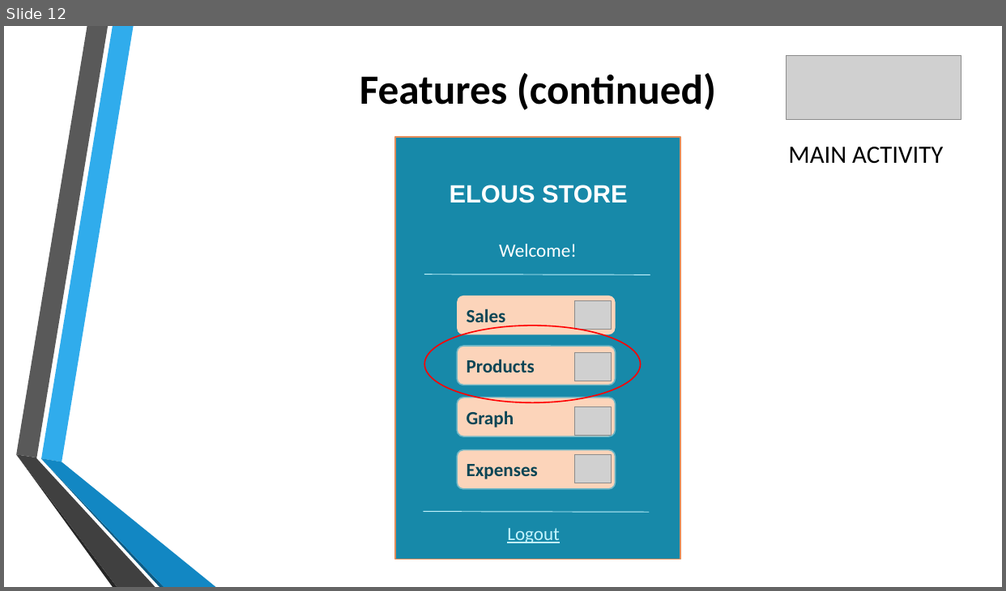
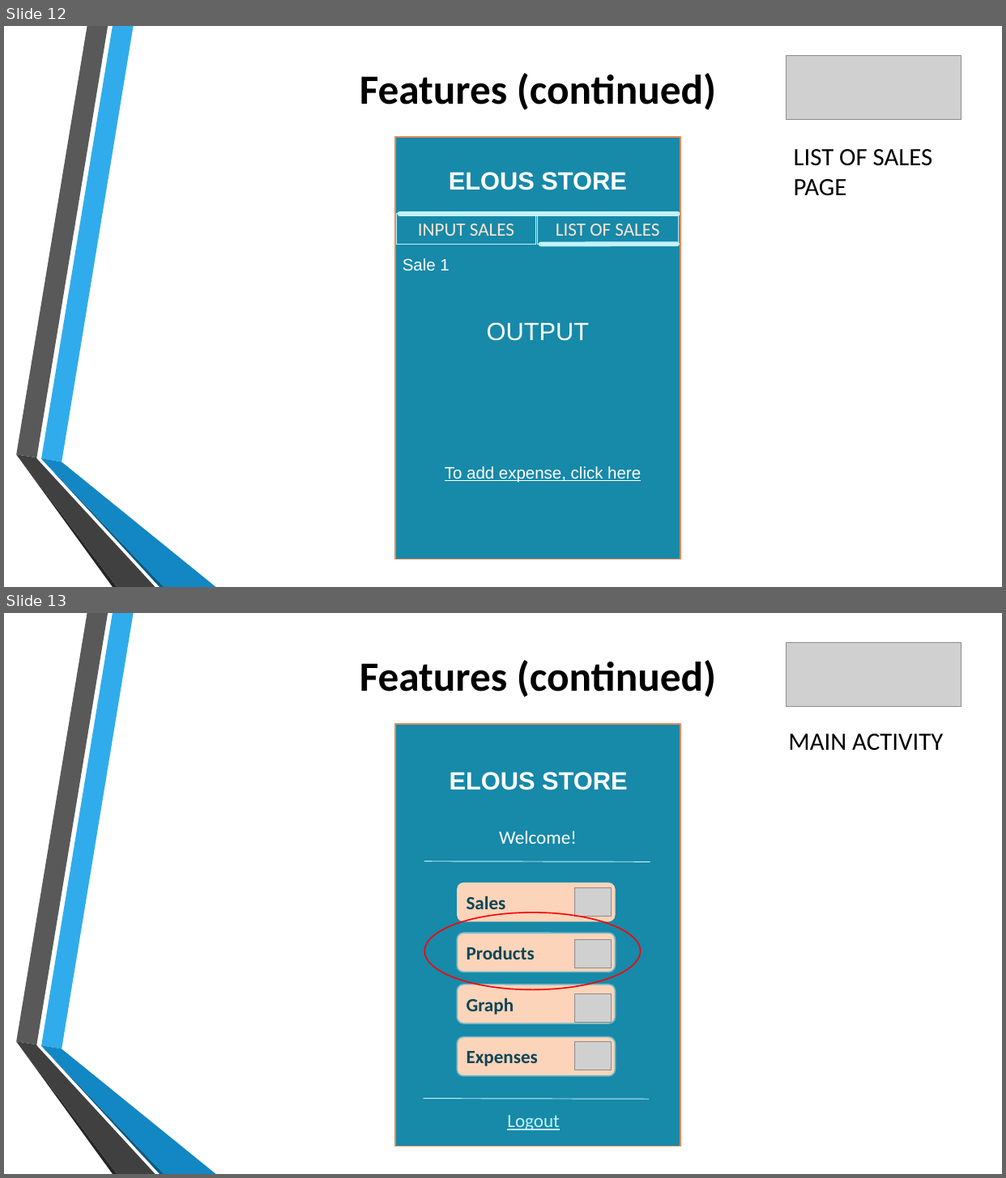
Before and after one commit to jgtadeo/Project--MOBAPPL, a slide deck: Mobile Application.pptx. Shown one above the other, each under a label of ours: slide 12 before the commit, slides 12 and 13 after it. The pictures are 1006x591 and 1006x1178 pixels, drawn with LibreOffice and Linux fonts; fonts in the diff are those of the drawing; grey boxes stand for pictures; background and template pictures are left out. Boxes give left, top, right and bottom in pixels: in the first picture for what was removed or moved away, otherwise in the second. Text is boxed around its words. In the diff, an @@ line names an element or a change of style, - is before the commit and + after.

```diff
--- a/Mobile Application.pptx
+++ b/Mobile Application.pptx
@@ slide 12 added at (4, 26, 1002, 587), background picture (left out); not listed: 6 template elements that a slide beside it also shows @@
@@ title added at (360, 73, 716, 110), 40 pt, text #000000, bold @@
+Features (continued)
@@ picture added at (786, 56, 961, 120) @@
@@ rectangle added at (394, 137, 681, 560), fill #1789A9, outline #E38C59 1.25 pt @@
@@ text added at (794, 149, 933, 196), 24 pt, text #000000 @@
+LIST OF SALES PAGE
@@ text added at (449, 172, 626, 190), 24 pt, text #FFFFFF, bold @@
+ELOUS STORE
@@ rectangle added at (396, 214, 536, 244), outline #C2F3FD 0.75 pt, 18 pt, text #FDE4D3 @@
+INPUT SALES
@@ line added from (400, 214) to (678, 214), #C2F3FD 4.5 pt @@
@@ rectangle added at (537, 214, 678, 244), outline #C2F3FD 0.75 pt, 18 pt, text #FDE4D3 @@
+LIST OF SALES
@@ line added from (541, 245) to (677, 244), #C2F3FD 4.5 pt @@
@@ text added at (403, 258, 449, 271), 16 pt, text #FFFFFF @@
+Sale 1
@@ text added at (487, 322, 590, 341), 24 pt, text #FFFFFF @@
+OUTPUT
@@ text added at (445, 467, 641, 483), 16 pt, text #FFFFFF, underline @@
+To add expense, click here
@@ what was slide 12 is now slide 13 @@
```
Also in this commit, not shown: 2 slides changed, 1 other slide added.
